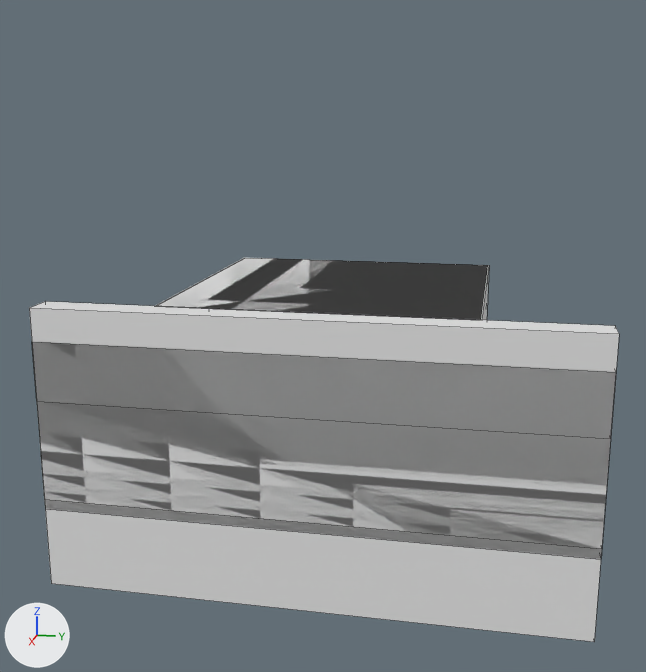
Renders of the FBX model Meshes/1-468/export/SM_1-468.fbx from each side of a commit.
One viewpoint serves both versions: a camera (50 mm lens) standing at (7.69, 1.63, 3.11) and looking at (-1.25, -0.15, 0.88). The lights are fixed; the arrows at lower left show +X, +Y and +Z. The first picture is the older version. Mesh edges are drawn as thin lines. Where no turn or scale is listed for an object, it has been applied to the vertices.

The first picture shows 'fake-interior', 'panel-balcony', 'panel-basement-side', 'panel-side', 'panel-stairwell', 'panel-top-side'.
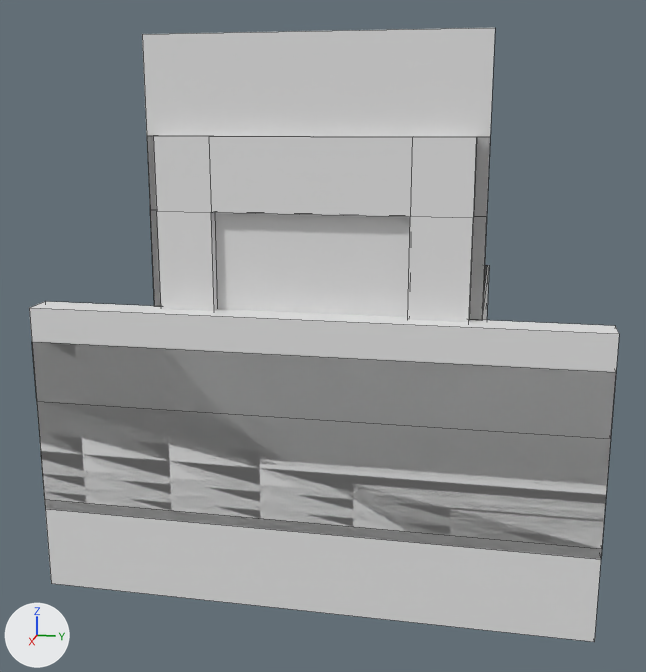
Location of each change, [x1, y1, x2, y2] in pixels of the pictures (646 x 672 px):
'door_helper.001', added: after [147, 136, 490, 322]
'door_helper', added: after [142, 28, 495, 320]
'panel-balcony', unchanged, covered by the edit: before [157, 258, 488, 320]; after [483, 265, 488, 298]
'panel-stairwell', unchanged, covered by the edit: before [158, 258, 440, 315]

The change, as a list of edits to the scene's bpy script:
```text
Add me_plane_030_1:
    me_plane_030_1.from_pydata([(0.0, -1.5, 1.0), (0.0, -1.5, 0.0), (0.0, 1.5, 1.0), (0.0, 1.5, 0.0), (0.0, 0.15, 1.0), (0.0, -0.15, 1.0), (0.0, -0.15, 0.0), (0.0, 0.15, 0.0), (0.0, -1.5, 0.3), (0.0, 1.5, 0.3), (0.0, -0.15, 0.3), (0.0, 0.15, 0.3), (-0.38, -0.15, 0.0), (-0.38, 0.15, 0.0), (-0.38, -0.15, 0.3), (-0.38, 0.15, 0.3), (0.0, -1.5, 3.8), (0.0, -1.5, 1.0), (0.0, 1.5, 3.8), (0.0, 1.5, 1.0)], [], [(11, 7, 3, 9), (8, 1, 6, 10), (7, 11, 15, 13), (5, 10, 11, 4), (0, 8, 10, 5), (4, 11, 9, 2), (11, 10, 14, 15), (10, 6, 12, 14), (18, 16, 17, 19)])
    me_plane_030_1.materials.append(mat_panel_facade)  # white #e7e7e7
Add me_plane_035:
    me_plane_035.from_pydata(...)  # 32 vertices, 23 faces; spans x 0.0..0.11, y -1.5..1.5, z 1.0..3.8
    me_plane_035.materials.append(mat_panel_facade)  # white #e7e7e7
Add ob_door_helper:
    ob_door_helper = bpy.data.objects.new('door_helper', me_plane_030_1)
    ob_door_helper.location = (0.0, 0.0, 0.0)
Add ob_door_helper_001:
    ob_door_helper_001 = bpy.data.objects.new('door_helper.001', me_plane_035)
    ob_door_helper_001.location = (0.0, 0.0, -0.86)
```
